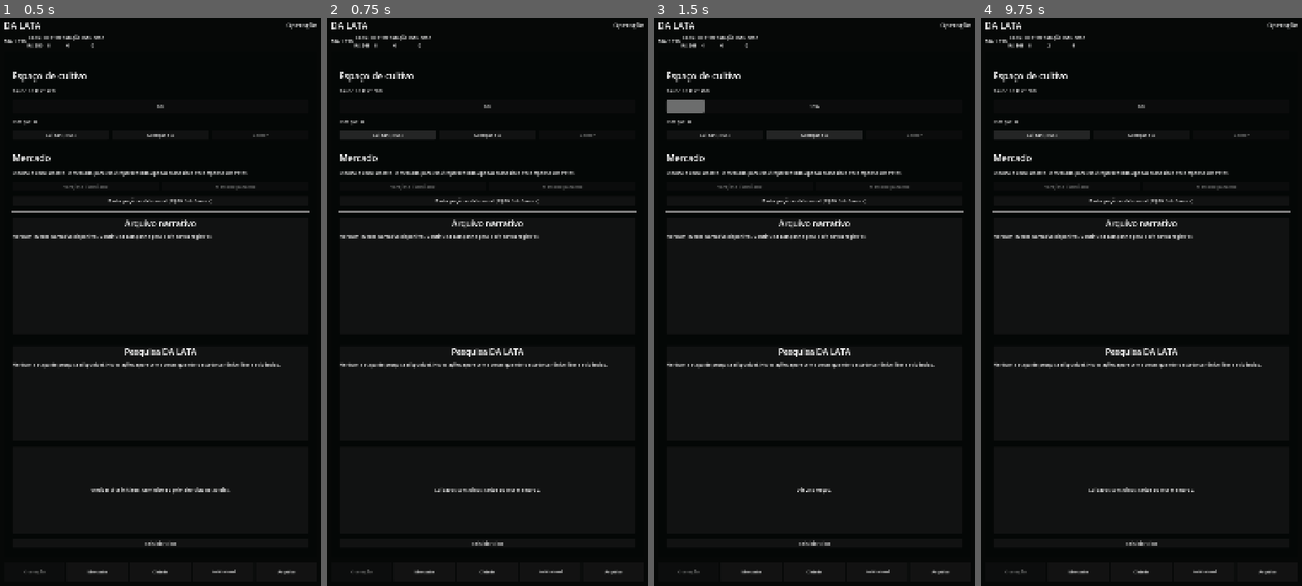
Above: before the commit, frames 1-4 (left to right).
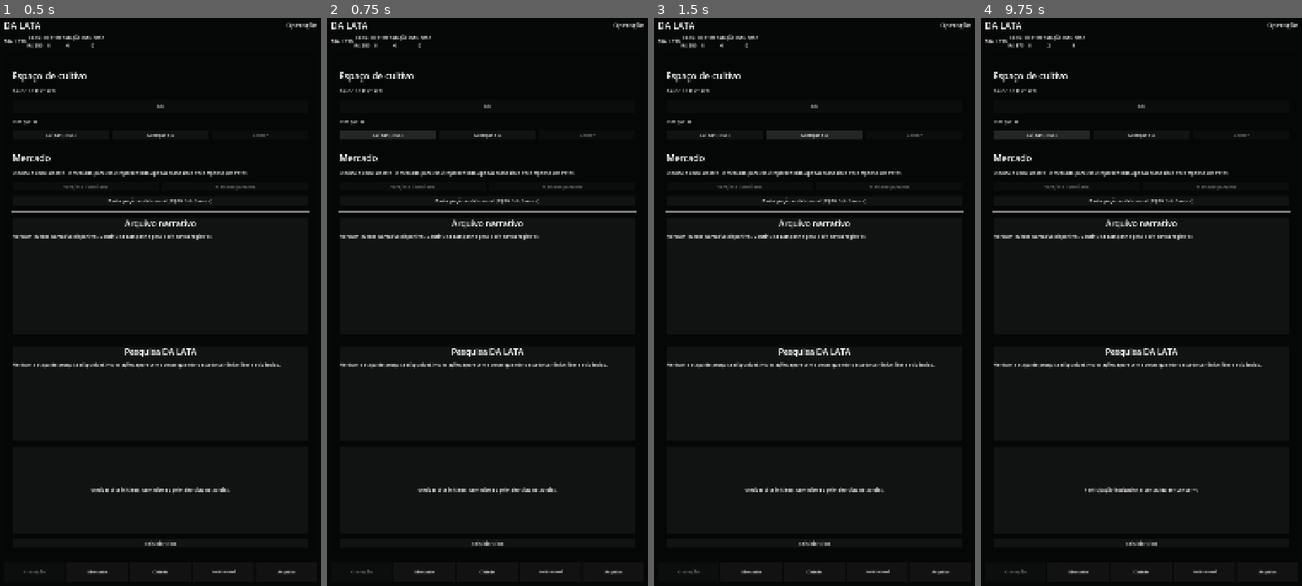
Above: after the commit, the same moments.

Repository: az1nn/growing-rio
Game: Godot game, scene res://scenes/shell/game_shell.tscn
The game is run twice, just before and just after one commit, with the same random seed, the same clock (stepped at 60 frames per second) and the same inputs.
Inputs:
- Up to frame 1 (0.5 s): no input
- Up to frame 2 (0.75 s): click "Cuidar (-R$5)" at 0.5 s
- Up to frame 3 (1.5 s): click "Avançar dia" at 1.25 s
- Up to frame 4 (9.75 s): click "Reiniciar ciclo" at 2 s; click "Reiniciar ciclo" at 2.75 s; click "Reiniciar ciclo" at 3.5 s; click "Participação institucional (-…" at 4.25 s; click "Mercado" at 5 s; click "Operação" at 5.75 s; click "Cidade" at 6.5 s; click "Institucional" at 7.25 s; click "Arquivo" at 8 s; click "Operação" at 8.75 s; click "Cuidar (-R$5)" at 9.5 s

Frame 1 is identical in both runs. In frame 2, 0.2% of the frame differs, in the area x 11-72%, y 4-84%; in frame 3, 0.6%, in the area x 4-72%, y 3-84%; in frame 4, 0.2%.

Commit message:
refactor(rb-03): move cultivation ownership out of Main

Diff:
--- a/scenes/main/main.gd
+++ b/scenes/main/main.gd
@@ -8,11 +8,7 @@
 @onready var heat_label: Label = %HeatLabel
 @onready var rep_label: Label = %RepLabel
 @onready var influence_label: Label = %InfluenceLabel
-@onready var health_label: Label = %HealthLabel
-@onready var inventory_label: Label = %InventoryLabel
-@onready var progress_bar: ProgressBar = %ProgressBar
 @onready var log_label: Label = %LogLabel
-@onready var harvest_button: Button = %HarvestButton
 @onready var legal_button: Button = %LegalButton
 @onready var parallel_button: Button = %ParallelButton
 @onready var narrative_panel: PanelContainer = %NarrativePanel
@@ -44,10 +40,6 @@
     heat_label.text = "Heat\n%d" % int(round(game_state.heat))
     rep_label.text = "Reputação\n%d" % int(round(game_state.reputation))
     influence_label.text = "Influence\n%d" % int(round(game_state.influence))
-    health_label.text = "Saúde do lote: %d%%" % int(round(game_state.grow_health * 100.0))
-    inventory_label.text = "Estoque: %d" % game_state.inventory
-    progress_bar.value = game_state.progress_ratio() * 100.0
-    harvest_button.disabled = game_state.grow_day < game_state.current_cycle_days() or game_state.inventory > 0
     legal_button.disabled = game_state.inventory <= 0
     parallel_button.disabled = game_state.inventory <= 0
     _refresh_narrative()
@@ -252,15 +244,6 @@
 func _on_message(text: String) -> void:
     log_label.text = text
 
-func _on_care_pressed() -> void:
-    game_state.care_for_room()
-
-func _on_next_day_pressed() -> void:
-    game_state.next_day()
-
-func _on_harvest_pressed() -> void:
-    game_state.harvest()
-
 func _on_legal_pressed() -> void:
     game_state.sell_legal()
 
